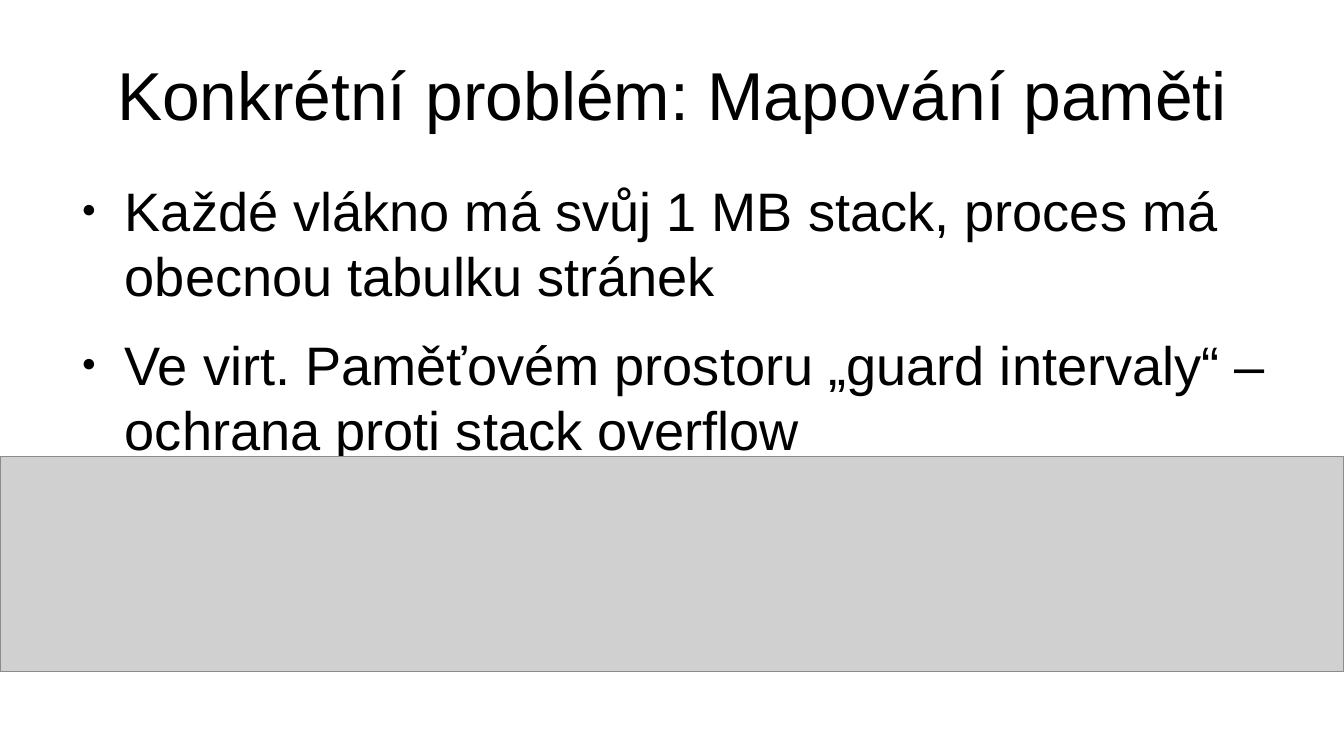
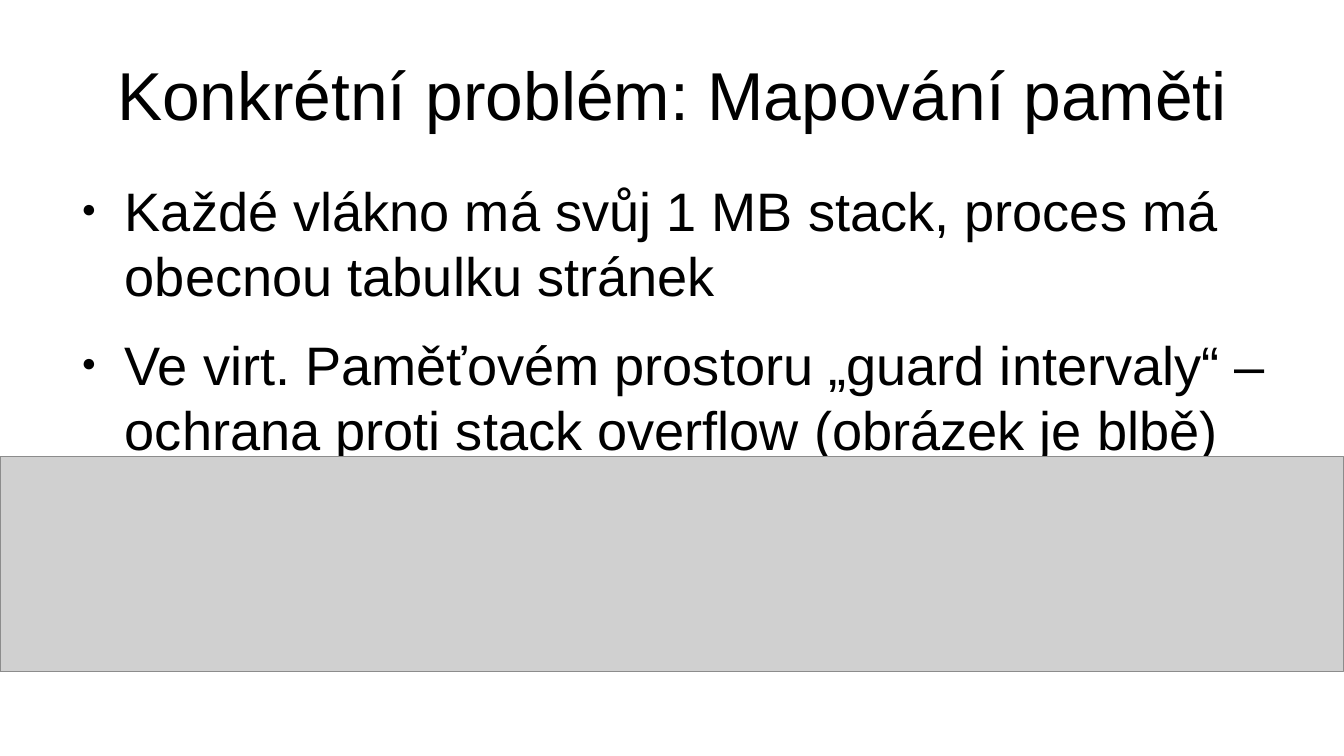
Before and after one commit to Hejdula/KIV-RTOS, a slide deck: slide 4 of doc/os_prezentace.odp. Drawn at 1344x756 pixels with LibreOffice and Linux fonts; fonts in the diff are those of the drawing; grey boxes stand for pictures. Boxes give left, top, right and bottom in pixels: in the first picture for what was removed or moved away, otherwise in the second. Text is boxed around its words. In the diff, an @@ line names an element or a change of style, - is before the commit and + after.

```diff
--- a/doc/os_prezentace.odp
+++ b/doc/os_prezentace.odp
@@ text at (x1=125, y1=345, x2=1220, y2=459): text changed @@
-● Ve virt. Paměťovém prostoru „guard intervaly“ – ochrana proti stack overflow
+● Ve virt. Paměťovém prostoru „guard intervaly“ – ochrana proti stack overflow (obrázek je blbě)
```
Also in this commit, not shown: 1 other slide changed, 3 other files.
